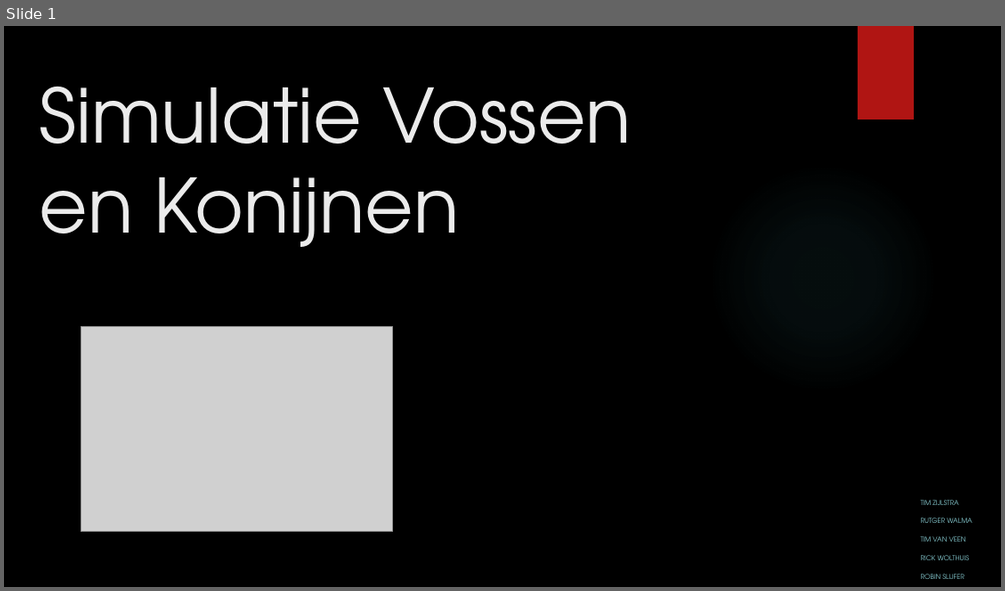
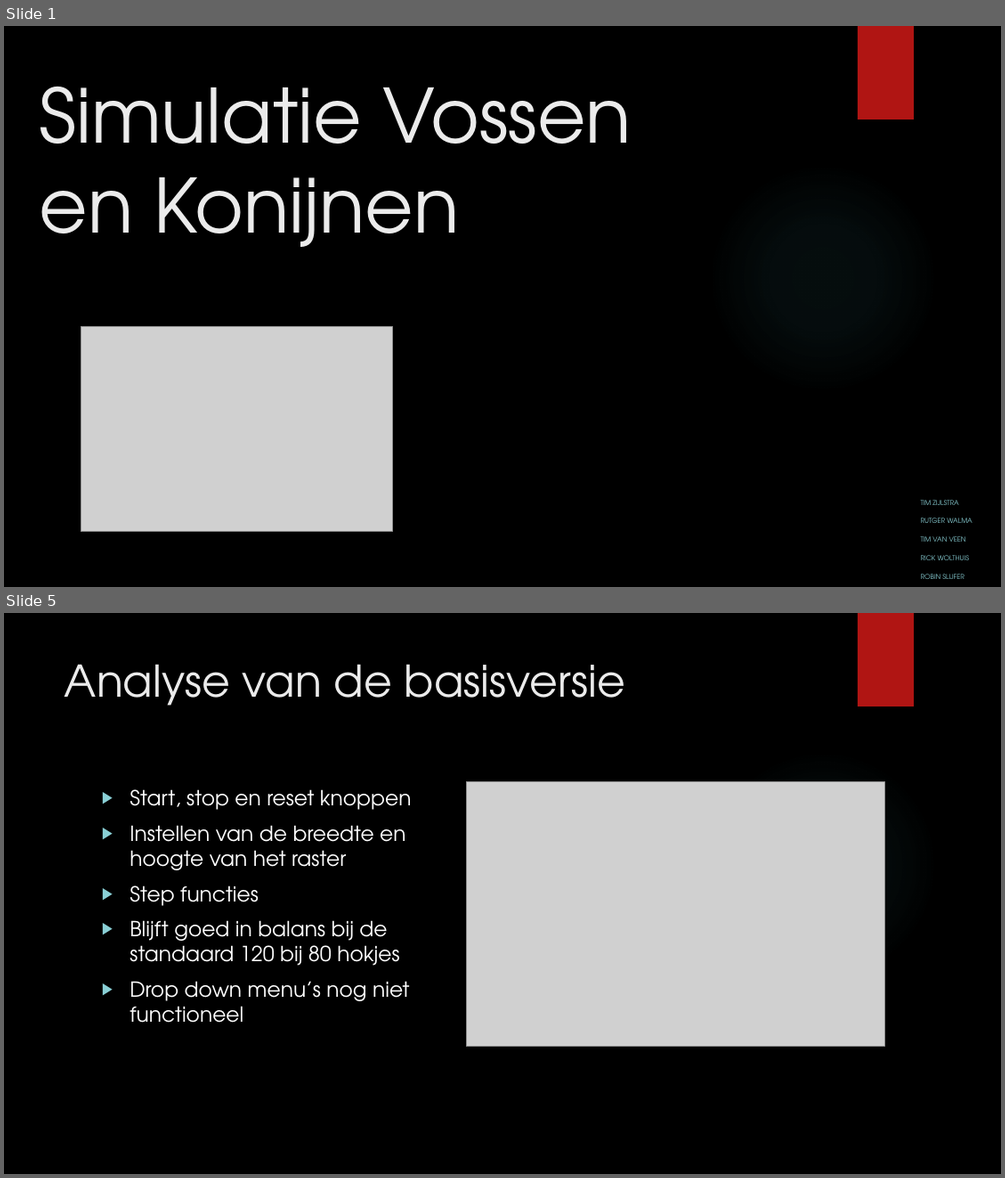
Before and after one commit to tvveen/Vossen-Konijnen, a slide deck: Documentatie/Simulatie Vossen en Konijnen.pptx. Shown one above the other, each under a label of ours: slide 1 before the commit, slides 1 and 5 after it; the slides between them are not shown. The pictures are 1005x591 and 1005x1178 pixels, drawn with LibreOffice and Linux fonts; fonts in the diff are those of the drawing; grey boxes stand for pictures; background and template pictures are left out. Boxes give left, top, right and bottom in pixels: in the first picture for what was removed or moved away, otherwise in the second. Text is boxed around its words. In the diff, an @@ line names an element or a change of style, - is before the commit and + after.

```diff
--- a/Documentatie/Simulatie Vossen en Konijnen.pptx
+++ b/Documentatie/Simulatie Vossen en Konijnen.pptx
@@ slide 5 added at (x1=4, y1=613, x2=1001, y2=1174), background picture (left out); not listed: 2 template elements that a slide beside it also shows @@
@@ title added at (x1=65, y1=664, x2=625, y2=706), 42 pt, text #EBEBEB @@
+Analyse van de basisversie
@@ text added at (x1=129, y1=789, x2=412, y2=1022), 20 pt, text #FFFFFF @@
+▶ Start, stop en reset knoppen
+▶ Instellen van de breedte en hoogte van het raster
+▶ Step functies
+▶ Blijft goed in balans bij de standaard 120 bij 80 hokjes
+▶ Drop down menu’s nog niet functioneel
@@ picture added at (x1=466, y1=781, x2=884, y2=1046) @@
```
Also in this commit, not shown: 6 slides changed, 2 slides removed.
